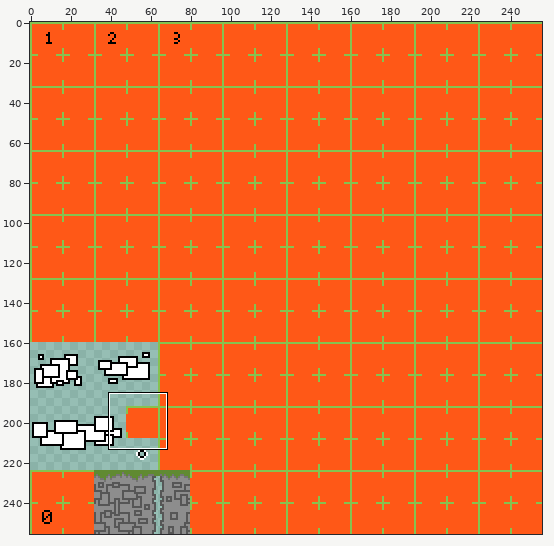
Two versions of one sprite sheet, spritesheet.png. Above, an overview of the earlier version with the close-up marked.
Close-up. Old version:
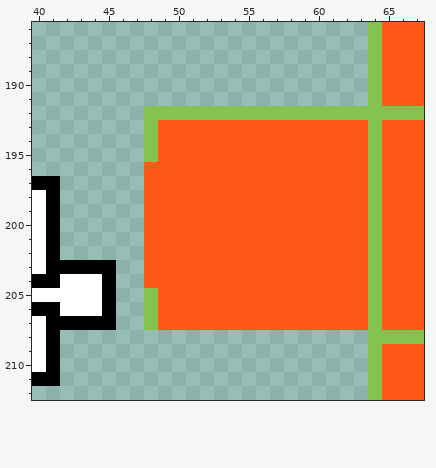
The file is 256x256 pixels. Colours within 5 levels of each other are drawn and written as one. Shown: x 40..67, y 186..212.
Now the later version:
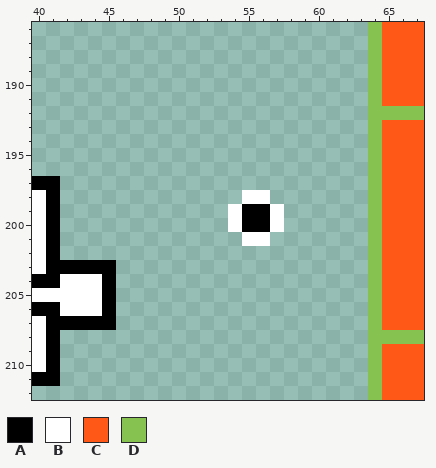
Palette (. is transparent): A #000000  B #ffffff  C #ff5817  D #86c250
Changes in this commit:
Changed rows in their new state; - is an unchanged pixel.
first column x 48:
192 ................
193 ................
194 ................
195 ................
196 ................
197 ................
198 .......BB.......
199 ......BAAB......
200 ......BAAB......
201 .......BB.......
202 ................
203 ................
204 ................
205 ................
206 ................
207 ................
Where, in picture pixels (left, top, right, bottom), the same in both close-ups:
changed: (144, 106, 368, 330)
